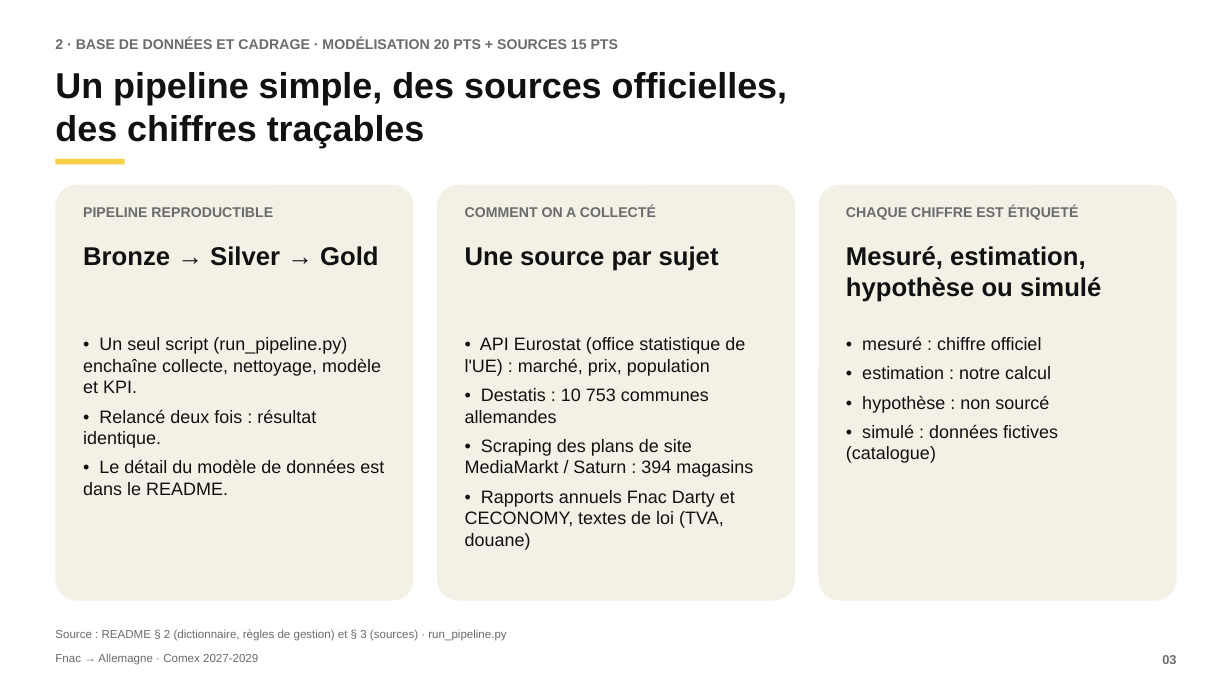
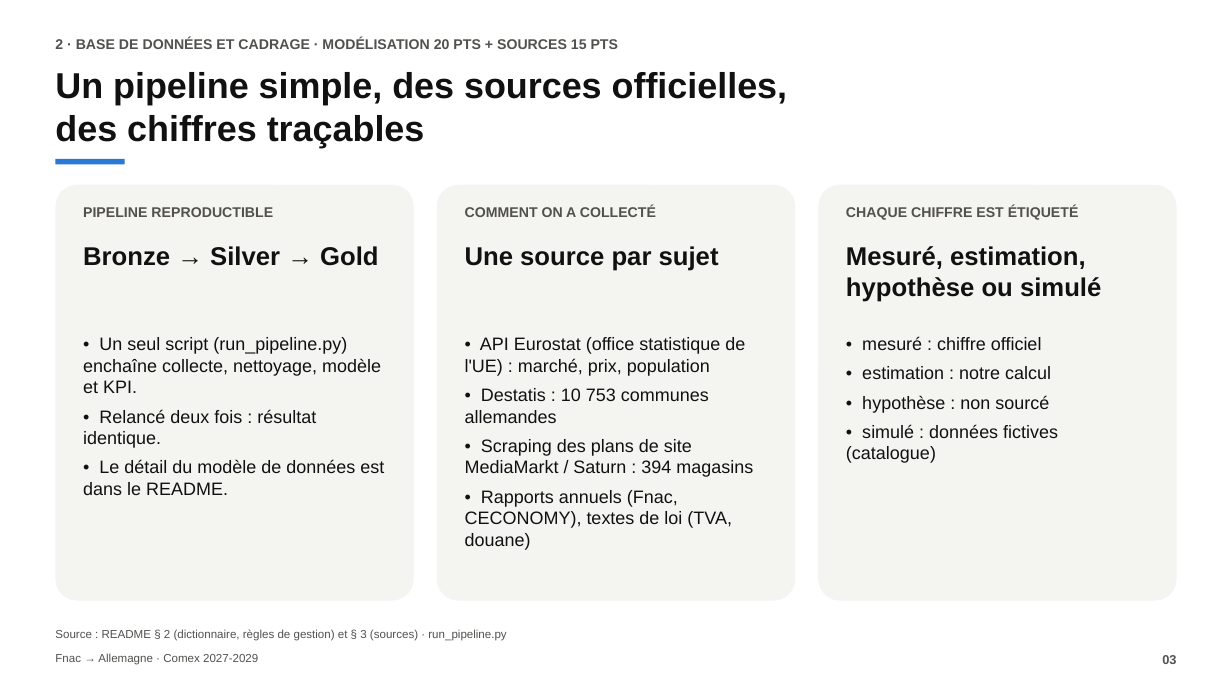
Before and after one commit to romane13long-source/fnac-expansion-allemagne, a slide deck: slide 3 of docs/Comex_Fnac_Allemagne.pptx. Drawn at 1232x693 pixels with LibreOffice and Linux fonts; fonts in the diff are those of the drawing. Boxes give left, top, right and bottom in pixels: in the first picture for what was removed or moved away, otherwise in the second. Text is boxed around its words. In the diff, an @@ line names an element or a change of style, - is before the commit and + after.

```diff
--- a/docs/Comex_Fnac_Allemagne.pptx
+++ b/docs/Comex_Fnac_Allemagne.pptx
@@ rectangle at (x1=55, y1=159, x2=125, y2=165): fill #F6CF45 to #2A78D6 @@
@@ fill #F3F0E6 to #F4F4F1 in 3 elements at (x1=55, y1=185, x2=414, y2=601), (x1=437, y1=185, x2=796, y2=601), (x1=819, y1=185, x2=1177, y2=601) @@
@@ text at (x1=465, y1=490, x2=732, y2=550): text changed @@
-• Rapports annuels Fnac Darty et CECONOMY, textes de loi (TVA, douane)
+• Rapports annuels (Fnac, CECONOMY), textes de loi (TVA, douane)
@@ text colour #6B6B6B to #52514E in 7 elements at (x1=55, y1=37, x2=618, y2=49), (x1=55, y1=654, x2=258, y2=665), (x1=1162, y1=655, x2=1176, y2=664), (x1=83, y1=207, x2=273, y2=217), (x1=465, y1=206, x2=656, y2=217), (x1=846, y1=206, x2=1079, y2=220), (x1=55, y1=629, x2=506, y2=641) @@
```
Also in this commit, not shown: 11 other slides changed, 6 other files.
